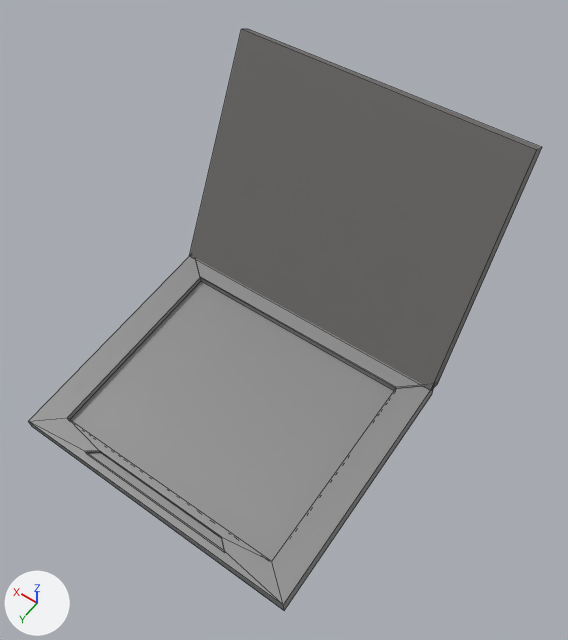
What one commit did to the FBX model Assets/Models/Laptop.fbx.
One viewpoint serves both versions: a camera (50 mm lens) standing at (-1.05, 2.08, 2.93) and looking at (0.05, 0.54, 0.5). The axes (+X, +Y, +Z) are drawn at lower left. The lights are the same throughout. The older version comes first. Mesh edges are drawn as thin lines. Where no turn or scale is listed for an object, it has been applied to the vertices.
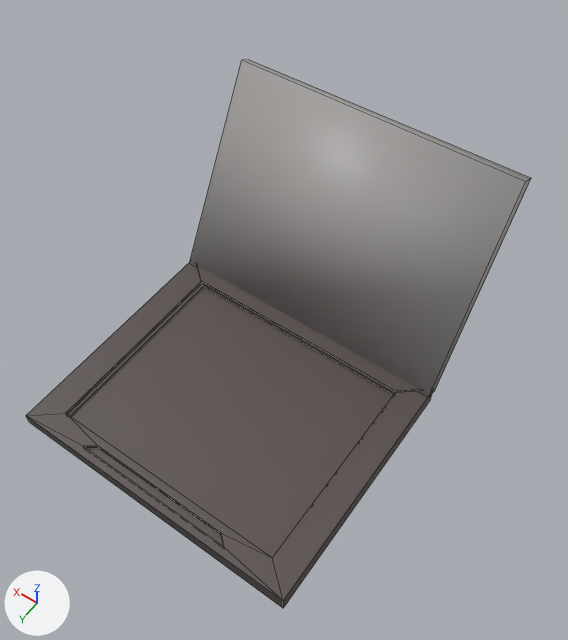
Changed parts and their boxes [x1, y1, x2, y2] in the pictures (568 x 640 px):
'Cube.001', recoloured, reshaped, moved (7% shorter): before [189, 29, 542, 391]; after [190, 60, 531, 396]
'Cube.002', recoloured, turned: before [28, 257, 434, 611]; after [26, 262, 432, 608]

What the commit changed:
Material 'Gris clarito' (mat_gris_clarito) is new.
Its base color is (0.367, 0.354, 0.344) (grey #a3a19e).
Material 'Marroncito' (mat_marroncito) is new.
Its base color is (0.0946, 0.0747, 0.0725) (dark grey #574d4c).
me_cube_002 is used by ob_cube_001; location (0.146, 0.001, 0.622).
Before the commit, vertices of me_cube_002: 2 (-0.653, -0.277, 0.458) at pixel (542, 147), 3 (-0.653, -0.209, 0.491) at pixel (536, 150), 6 (0.653, -0.254, 0.469) at pixel (248, 29), 7 (0.653, -0.209, 0.491) at pixel (241, 29).
me_cube_002 had 8 vertices, 6 faces and spanned x -0.653..0.653, y -0.277..0.266, z -0.498..0.491.
me_cube_002 no longer uses material mat_material_001 (grey #706e6d).
me_cube_002 now has 8 vertices, 6 faces and spans x -0.653..0.653, y -0.277..0.266, z -0.498..0.395.
Part 1, on me_cube_002:
Vertices 2, 3, 6, 7 of me_cube_002 move by (0.0, 0.0, -0.096).
me_cube_002 gains material mat_gris_clarito (grey #a3a19e).
me_cube_003 has 28 vertices, 26 faces and spans x -65.3..65.3, y -3.9..4.7, z -65.3..65.3.
me_cube_003 no longer uses material mat_material_002 (grey #8d8d8d).
me_cube_003 gains material mat_marroncito (dark grey #574d4c).
Object 'Cube.001' (ob_cube_001) moves from (0.146, 0.001, 0.622) to (0.148, 0.007, 0.575).
Object 'Cube.002' (ob_cube_002) turns from (-94, 0, 0) to (-90, 0, 0) degrees about x, y and z.
